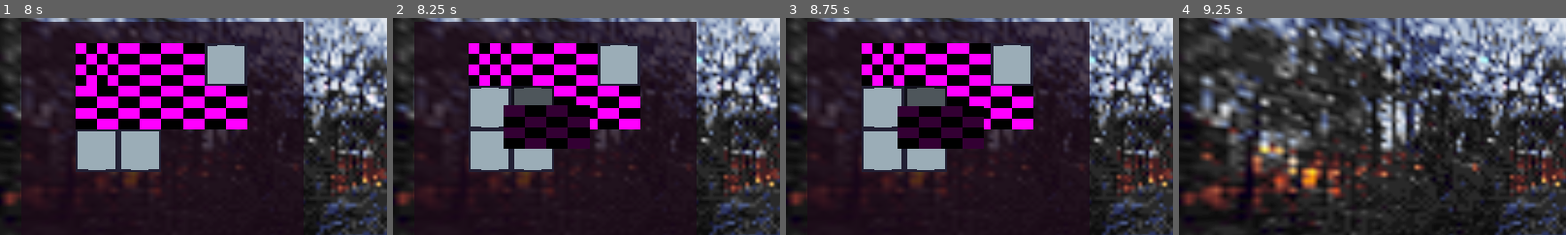
Above: before the commit, frames 1-4 (left to right).
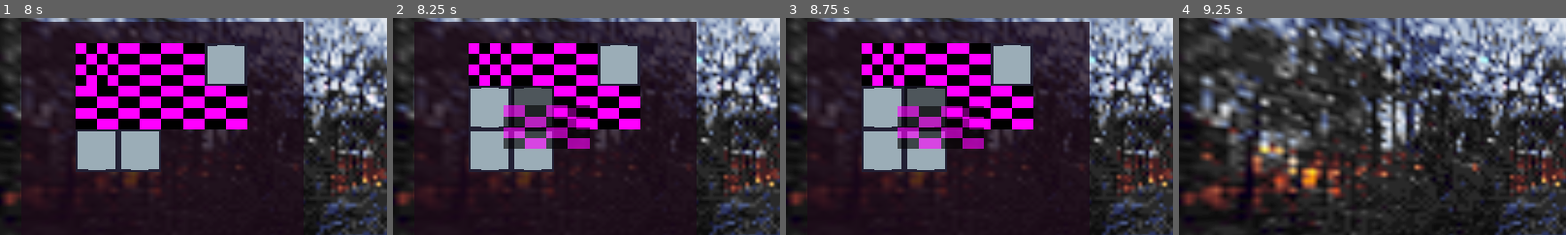
Above: after the commit, the same moments.

Repository: asciislvt/musical-sniffle
Game: Godot game, scene res://main.tscn
Two runs of this game, one before a commit and one after it. Both use one fixed random seed, a clock stepped at 60 frames per second and the inputs below.
Inputs (mouse positions are % of the whole screen's width and height, from its top left):
- Up to frame 1 (8 s): tap Enter at 0.5, 2, 3.5 s; move the mouse to (45, 70) at 0.52 s; tap F (add_item) every 2.25 s from 0.6 to 7.35 s; click (45, 70) at 0.67 s; tap Space at 1.25, 2.75, 4.25 s; move the mouse to (80, 65) at 1.27 s; click (80, 65) at 1.35 s; move the mouse to (20, 35) at 2.02 s; tap Tab (tab) at 2.1, 4.35, 6.6 s; click (20, 35) at 2.17 s; move the mouse to (55, 50) at 2.77 s; click (55, 50) at 2.92 s; move the mouse to (35, 25) at 3.52 s; click (35, 25) at 3.6 s; move the mouse to (72, 45) at 4.27 s; click (72, 45) at 4.42 s; move the mouse to (30, 55) at 5.02 s; click (30, 55) at 5.17 s; move the mouse to (60, 28) at 5.77 s; click (60, 28) at 5.85 s; move the mouse to (45, 70) at 6.52 s; click (45, 70) at 6.67 s; move the mouse to (80, 65) at 7.27 s; click (80, 65) at 7.42 s
- Up to frame 2 (8.25 s): move the mouse to (20, 35) at 8.02 s; click (20, 35) at 8.1 s
- Up to frame 3 (8.75 s): no input
- Up to frame 4 (9.25 s): move the mouse to (55, 50) at 8.77 s; tap Tab (tab) at 8.85 s; click (55, 50) at 8.92 s
The pictures show only the part of the screen within x 0-50%, y 10-60%; the shares and areas given below are measured in that part.

Frame 1 is identical in both runs. In frame 2, 3.4% of the frame differs, in the area x 28-51%, y 40-61%; in frame 3, 3.3%; in frame 4, nothing differs.

Commit message:
fixed it lolololololl

Diff:
--- a/inventory/ui/grid-inventory/grid_item.gd
+++ b/inventory/ui/grid-inventory/grid_item.gd
@@ -8,12 +8,12 @@
 var _offsets: Array[Vector2i]
 
 func _ready() -> void:
-	_set_state(ItemStates.ITEM_DEFAULT)
+	_set_state(NodeStates.ITEM_DEFAULT)
 	icon.mouse_entered.connect(self._on_mouse_entered)
 	icon.mouse_exited.connect(self._on_mouse_exited)
 
 func _process(delta: float) -> void:
-	if _state == ItemStates.ITEM_HELD:
+	if _state == NodeStates.ITEM_HELD:
 		var _mouse_pos = get_global_mouse_position()
 		global_position = global_position.lerp(_mouse_pos - (icon.size / 2), 20 * delta)
 	else:
@@ -26,13 +26,13 @@
 	_offsets = _data.offsets
 
 func hold_item() -> void:
-	_set_state(ItemStates.ITEM_HELD)
+	_set_state(NodeStates.ITEM_HELD)
 
 	icon.mouse_filter = Control.MOUSE_FILTER_IGNORE
 	icon.z_index = 1
 
 func place_item(_anchor_slot: GridSlot) -> void:
-	_set_state(ItemStates.ITEM_DEFAULT)
+	_set_state(NodeStates.ITEM_DEFAULT)
 
 	icon.mouse_filter = Control.MOUSE_FILTER_PASS
 	icon.z_index = 0
@@ -44,21 +44,21 @@
 	tween.tween_property(self, "position", _anchor_slot.position, 0.2)
 
 # func _on_item_held() -> void:
-# 	if _state != ItemStates.ITEM_HELD:
+# 	if _state != NodeStates.ITEM_HELD:
 # 		pass
-# 		_set_state(ItemStates.ITEM_HOVER)
+# 		_set_state(NodeStates.ITEM_HOVER)
 #
 # func _on_item_placed() -> void:
-# 	_set_state(ItemStates.ITEM_DEFAULT)
+# 	_set_state(NodeStates.ITEM_DEFAULT)
 
 func _on_mouse_entered() -> void:
-	if _state != ItemStates.ITEM_HELD:
-		_set_state(ItemStates.ITEM_HOVER)
+	if _state != NodeStates.ITEM_HELD:
+		_set_state(NodeStates.ITEM_HOVER)
 
 	return
 
 func _on_mouse_exited() -> void:
-	if _state != ItemStates.ITEM_HELD:
-		_set_state(ItemStates.ITEM_DEFAULT)
+	if _state != NodeStates.ITEM_HELD:
+		_set_state(NodeStates.ITEM_DEFAULT)
 
 	return
--- a/inventory/ui/grid-inventory/grid_node.gd
+++ b/inventory/ui/grid-inventory/grid_node.gd
@@ -1,53 +1,50 @@
 extends Control
 class_name GridNode
 
-enum SlotStates{
+enum NodeStates{
 	SLOT_DEFAULT,
 	SLOT_HOVER,
 	SLOT_TAKEN,
 	SLOT_OPEN,
-}
-
-enum ItemStates{
 	ITEM_DEFAULT,
 	ITEM_LOCKED,
 	ITEM_HOVER,
 	ITEM_HELD,
 }
 
-var _state
+var _state: NodeStates
 
 func is_hovered() -> bool:
-	if _state == ItemStates.ITEM_HOVER || _state == SlotStates.SLOT_HOVER:
+	if _state == NodeStates.ITEM_HOVER || _state == NodeStates.SLOT_HOVER:
 		return true
 
 	return false
 
-func _set_state(_s) -> void:
+func _set_state(_s: NodeStates) -> void:
 	_state = _s
 	_on_state_change()
 
 func _on_state_change() -> void:
 	match _state:
-		SlotStates.SLOT_DEFAULT:
+		NodeStates.SLOT_DEFAULT:
 			mouse_filter = Control.MOUSE_FILTER_PASS
 			self.modulate = Color(1, 1, 1, 1)
-		SlotStates.SLOT_HOVER:
+		NodeStates.SLOT_HOVER:
 			self.modulate = Color(0.5, 0.5, 0.5, 1)
-		SlotStates.SLOT_TAKEN:
-			self.modulate = Color(0.8, 0.8, 0.8, 1)
-		SlotStates.SLOT_OPEN:
-			self.modulate = Color(0.2, 0.2, 0.2, 1)
-		ItemStates.ITEM_DEFAULT:
+		NodeStates.SLOT_TAKEN:
+			self.modulate = Color(0.8, 0.2, 0.2, 1)
+		NodeStates.SLOT_OPEN:
+			self.modulate = Color(0.2, 0.8, 0.2, 1)
+		NodeStates.ITEM_DEFAULT:
 			mouse_filter = Control.MOUSE_FILTER_PASS
 			self.modulate = Color(1, 1, 1, 1)
-		ItemStates.ITEM_LOCKED:
+		NodeStates.ITEM_LOCKED:
 			mouse_filter = Control.MOUSE_FILTER_STOP
-			self.modulate = Color(1, 1, 1, 1)
-		ItemStates.ITEM_HOVER:
-			self.modulate = Color(1, 1, 1, 1)
-		ItemStates.ITEM_HELD:
-			self.modulate = Color(1, 1, 1, 1)
+			self.modulate = Color(0.4, 0.4, 0.4, 1)
+		NodeStates.ITEM_HOVER:
+			self.modulate = Color(0.8, 0.8, 0.8, 1)
+		NodeStates.ITEM_HELD:
+			self.modulate = Color(1, 1, 1, 0.6)
 
 func _on_mouse_entered() -> void:
 	print_debug("mouse entered")
--- a/inventory/ui/grid-inventory/grid_slot.gd
+++ b/inventory/ui/grid-inventory/grid_slot.gd
@@ -9,7 +9,7 @@
 var _grid_position: Vector2i
 
 func _ready() -> void:
-	_set_state(SlotStates.SLOT_DEFAULT)
+	_set_state(NodeStates.SLOT_DEFAULT)
 	icon.mouse_entered.connect(self._on_mouse_entered)
 	icon.mouse_exited.connect(self._on_mouse_exited)
 
@@ -17,11 +17,11 @@
 	_grid_position = _position
 
 func _on_mouse_entered() -> void:
-	_set_state(SlotStates.SLOT_HOVER)
+	_set_state(NodeStates.SLOT_HOVER)
 	slot_hovered.emit(self)
 	# print_debug("mouse entered slot")
 
 func _on_mouse_exited() -> void:
-	_set_state(SlotStates.SLOT_DEFAULT)
+	_set_state(NodeStates.SLOT_DEFAULT)
 	slot_left.emit()
 	# print_debug("mouse exited slot")
